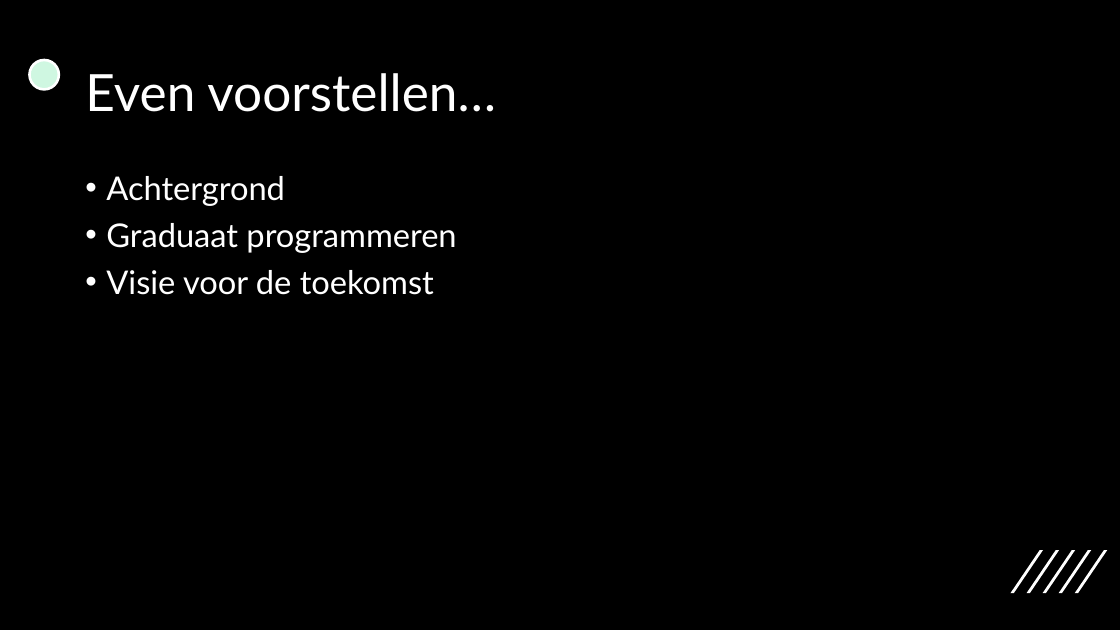
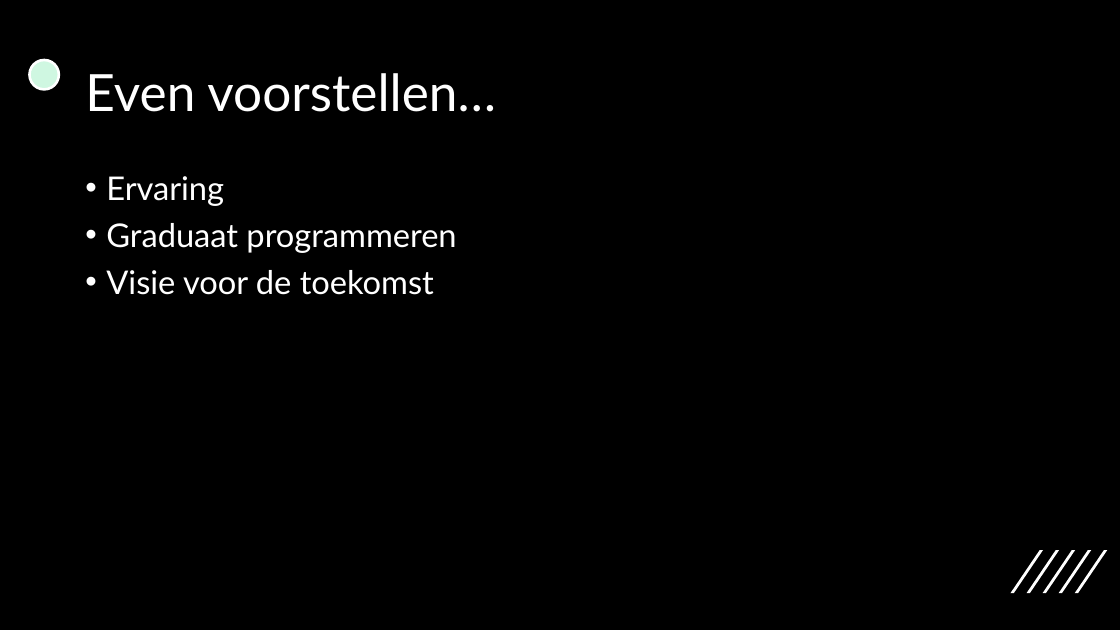
Before and after one commit to dietbrand/graduaatsproef, a slide deck: slide 2 of docs/graduaatsproef_presentatie.pptx. Drawn at 1120x630 pixels with LibreOffice and Linux fonts; fonts in the diff are those of the drawing. Boxes give left, top, right and bottom in pixels: in the first picture for what was removed or moved away, otherwise in the second. Text is boxed around its words. In the diff, an @@ line names an element or a change of style, - is before the commit and + after.

```diff
--- a/docs/graduaatsproef_presentatie.pptx
+++ b/docs/graduaatsproef_presentatie.pptx
@@ text at (x1=106, y1=176, x2=224, y2=206): text changed @@
-• Achtergrond
+• Ervaring
```
Also in this commit, not shown: 4 other slides changed.
